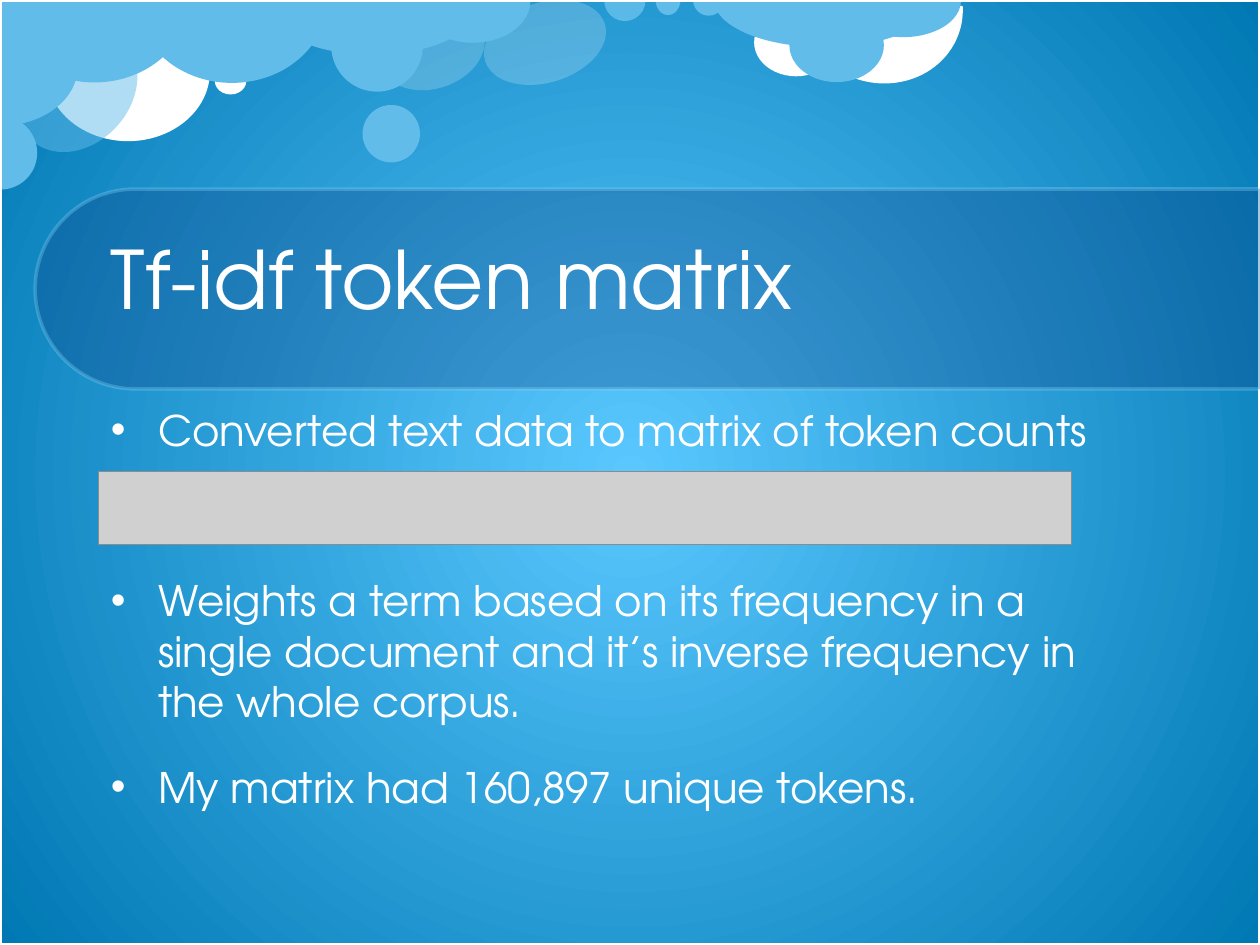
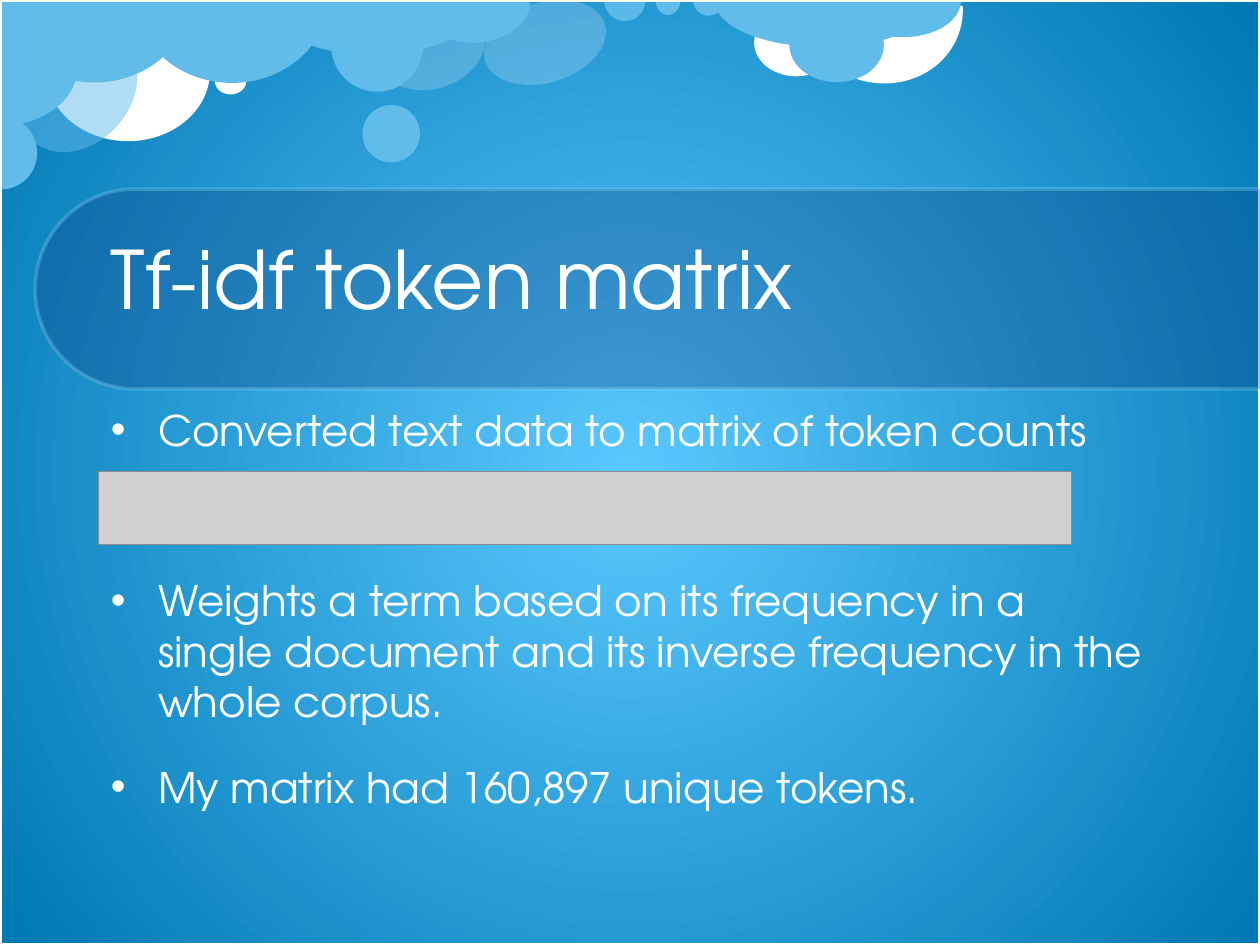
Before and after one commit to seanpquig/GA_Final_Project, a slide deck: slide 6 of GA DS final presentation.pptx. Drawn at 1260x945 pixels with LibreOffice and Linux fonts; fonts in the diff are those of the drawing; grey boxes stand for pictures; background and template pictures are left out. Boxes give left, top, right and bottom in pixels: in the first picture for what was removed or moved away, otherwise in the second. Text is boxed around its words. In the diff, an @@ line names an element or a change of style, - is before the commit and + after.

Commit message:
created PDF of presentation

```diff
--- a/GA DS final presentation.pptx
+++ b/GA DS final presentation.pptx
@@ text at (158, 585, 1142, 725): text changed @@
-• Weights a term based on its frequency in a single document and it’s inverse frequency in the whole corpus.
+• Weights a term based on its frequency in a single document and its inverse frequency in the whole corpus.
```
Also in this commit, not shown: 2 other slides changed, 1 other file.
